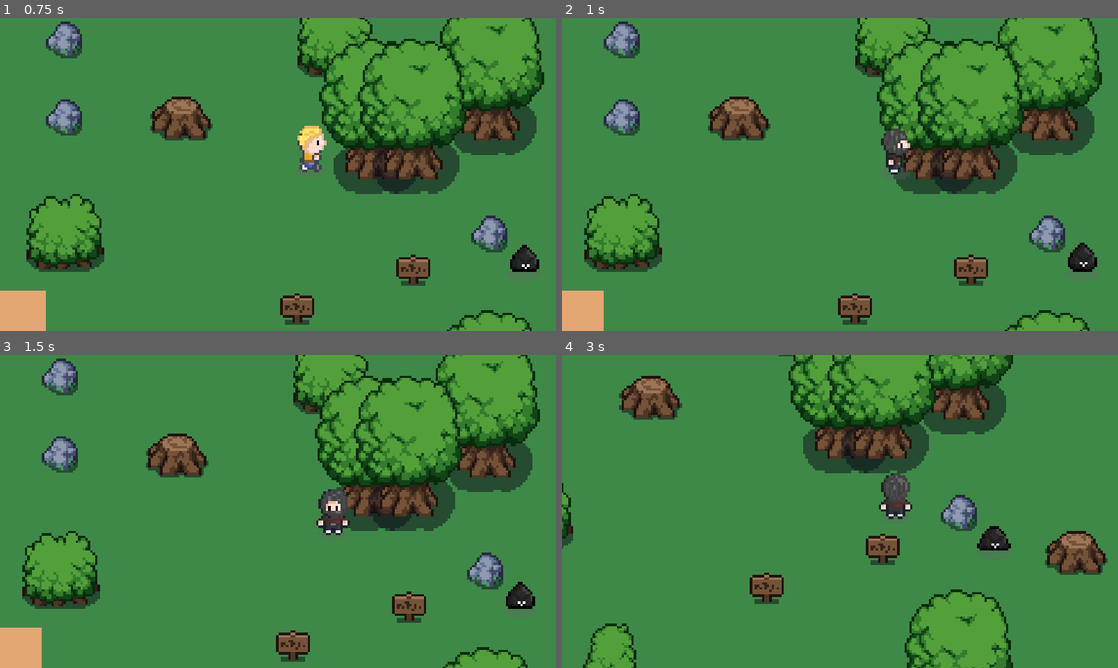
Above: before the commit, frames 1-4 (two rows, left to right).
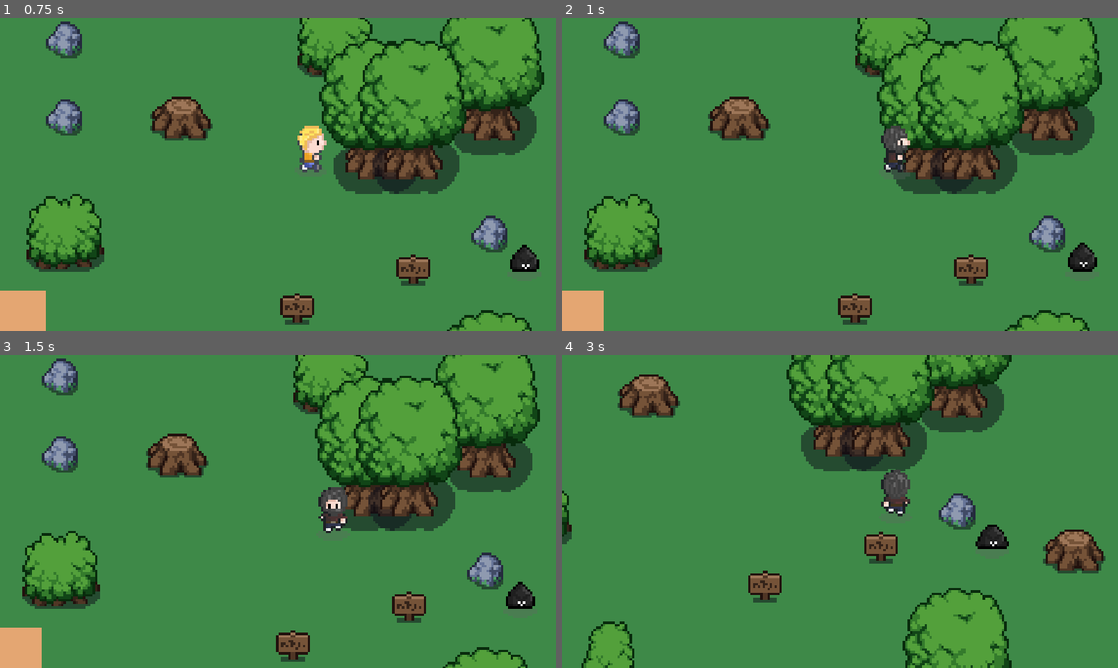
Above: after the commit, the same moments.

Repository: SiemJansen08/Profielwerkstuk
Game: Godot game, scene res://scenes/world.tscn
The game is run twice, just before and just after one commit, with the same random seed, the same clock (stepped at 60 frames per second) and the same inputs.
Inputs:
- Up to frame 1 (0.75 s): hold Right (ui_right) from 0.53 s (still down); tap E (attack) at 0.6 s
- Up to frame 2 (1 s): keep holding Right (ui_right); tap S (stealth) at 0.8 s
- Up to frame 3 (1.5 s): release Right (ui_right) at 1.28 s; hold Down (ui_down) from 1.28 s (still down); tap S (stealth) at 1.35 s
- Up to frame 4 (3 s): tap E (attack) at 1.55, 2.1 s; release Down (ui_down) at 2.03 s; hold Right (ui_right) 2.03-2.78 s; tap S (stealth) at 2.3, 2.85 s; hold Up (ui_up) from 2.78 s (still down)

Frame 1 is identical in both runs. In frame 2, 0.3% of the frame differs, in the area x 57-63%, y 34-50%; in frame 3, 0.3%; in frame 4, 9.2%, in the area x 0-99%, y 0-100%.

Commit message:
anti moonwalk

Diff:
--- a/scenes/character_body_2d.tscn
+++ b/scenes/character_body_2d.tscn
@@ -87,21 +87,21 @@
 atlas = ExtResource("4_kfk5i")
 region = Rect2(0, 0, 16, 24)
 
+[sub_resource type="AtlasTexture" id="AtlasTexture_vvsxd"]
+atlas = ExtResource("6_he722")
+region = Rect2(16, 0, 16, 24)
+
+[sub_resource type="AtlasTexture" id="AtlasTexture_37gvi"]
+atlas = ExtResource("6_he722")
+region = Rect2(32, 0, 16, 24)
+
+[sub_resource type="AtlasTexture" id="AtlasTexture_ljm38"]
+atlas = ExtResource("6_he722")
+region = Rect2(48, 0, 16, 24)
+
 [sub_resource type="AtlasTexture" id="AtlasTexture_qkyor"]
 atlas = ExtResource("6_he722")
 region = Rect2(0, 0, 16, 24)
-
-[sub_resource type="AtlasTexture" id="AtlasTexture_vvsxd"]
-atlas = ExtResource("6_he722")
-region = Rect2(16, 0, 16, 24)
-
-[sub_resource type="AtlasTexture" id="AtlasTexture_37gvi"]
-atlas = ExtResource("6_he722")
-region = Rect2(32, 0, 16, 24)
-
-[sub_resource type="AtlasTexture" id="AtlasTexture_ljm38"]
-atlas = ExtResource("6_he722")
-region = Rect2(48, 0, 16, 24)
 
 [sub_resource type="AtlasTexture" id="AtlasTexture_w8wfy"]
 atlas = ExtResource("5_6esw8")
@@ -439,16 +439,16 @@
 }, {
 "frames": [{
 "duration": 1.0,
+"texture": SubResource("AtlasTexture_vvsxd")
+}, {
+"duration": 1.0,
+"texture": SubResource("AtlasTexture_37gvi")
+}, {
+"duration": 1.0,
+"texture": SubResource("AtlasTexture_ljm38")
+}, {
+"duration": 1.0,
 "texture": SubResource("AtlasTexture_qkyor")
-}, {
-"duration": 1.0,
-"texture": SubResource("AtlasTexture_vvsxd")
-}, {
-"duration": 1.0,
-"texture": SubResource("AtlasTexture_37gvi")
-}, {
-"duration": 1.0,
-"texture": SubResource("AtlasTexture_ljm38")
 }],
 "loop": true,
 "name": &"back_walk_stealth",
@@ -547,16 +547,16 @@
 }, {
 "frames": [{
 "duration": 1.0,
+"texture": SubResource("AtlasTexture_oqhsg")
+}, {
+"duration": 1.0,
+"texture": SubResource("AtlasTexture_a7727")
+}, {
+"duration": 1.0,
+"texture": SubResource("AtlasTexture_sfad5")
+}, {
+"duration": 1.0,
 "texture": SubResource("AtlasTexture_nh28k")
-}, {
-"duration": 1.0,
-"texture": SubResource("AtlasTexture_oqhsg")
-}, {
-"duration": 1.0,
-"texture": SubResource("AtlasTexture_a7727")
-}, {
-"duration": 1.0,
-"texture": SubResource("AtlasTexture_sfad5")
 }],
 "loop": true,
 "name": &"front_walk_stealth",
@@ -632,16 +632,16 @@
 }, {
 "frames": [{
 "duration": 1.0,
+"texture": SubResource("AtlasTexture_qyx2w")
+}, {
+"duration": 1.0,
+"texture": SubResource("AtlasTexture_slotx")
+}, {
+"duration": 1.0,
+"texture": SubResource("AtlasTexture_4nxgj")
+}, {
+"duration": 1.0,
 "texture": SubResource("AtlasTexture_xam4x")
-}, {
-"duration": 1.0,
-"texture": SubResource("AtlasTexture_qyx2w")
-}, {
-"duration": 1.0,
-"texture": SubResource("AtlasTexture_slotx")
-}, {
-"duration": 1.0,
-"texture": SubResource("AtlasTexture_4nxgj")
 }],
 "loop": true,
 "name": &"left_walk_stealth",
@@ -717,16 +717,16 @@
 }, {
 "frames": [{
 "duration": 1.0,
+"texture": SubResource("AtlasTexture_uf82v")
+}, {
+"duration": 1.0,
+"texture": SubResource("AtlasTexture_3vfak")
+}, {
+"duration": 1.0,
+"texture": SubResource("AtlasTexture_sllwk")
+}, {
+"duration": 1.0,
 "texture": SubResource("AtlasTexture_j86wo")
-}, {
-"duration": 1.0,
-"texture": SubResource("AtlasTexture_uf82v")
-}, {
-"duration": 1.0,
-"texture": SubResource("AtlasTexture_3vfak")
-}, {
-"duration": 1.0,
-"texture": SubResource("AtlasTexture_sllwk")
 }],
 "loop": true,
 "name": &"right_walk_stealth",
@@ -746,7 +746,7 @@
 [node name="AnimatedSprite2D" type="AnimatedSprite2D" parent="."]
 position = Vector2(0, -10)
 sprite_frames = SubResource("SpriteFrames_fu1x2")
-animation = &"back_attack"
+animation = &"right_walk_stealth"
 
 [node name="CollisionShape2D" type="CollisionShape2D" parent="."]
 y_sort_enabled = true
--- a/scripts/player.gd
+++ b/scripts/player.gd
@@ -1,6 +1,7 @@
 extends CharacterBody2D
 
 const speed = 70
+const speed_stealth = 50
 var current_dir = "none"
 var enemy_inattack_range = false
 var enemy_attack_cooldown = true
@@ -13,9 +14,9 @@
 	$AnimatedSprite2D.play("front_idle")
 
 func _physics_process(delta):
+	attack()
 	player_movement(delta)
 	enemy_attack()
-	attack()
 	stealth()
 
 	if health <= 0:
@@ -30,7 +31,7 @@
 		current_dir = "right"
 		play_anim(1)
 		if Global.stealth_mode == true:
-			velocity.x = ( 0.7 * speed)
+			velocity.x = speed_stealth
 			velocity.y = 0
 		else:
 			velocity.x = speed
@@ -39,7 +40,7 @@
 		current_dir = "left"
 		play_anim(1)
 		if Global.stealth_mode == true:
-			velocity.x = ( 0.7 * -speed)
+			velocity.x = -speed_stealth
 			velocity.y = 0
 		else:
 			velocity.x = -speed
@@ -48,7 +49,7 @@
 		current_dir = "up"
 		play_anim(1)
 		if Global.stealth_mode == true:
-			velocity.y = ( 0.7 * -speed)
+			velocity.y = -speed_stealth
 			velocity.x = 0
 		else:
 			velocity.y = -speed
@@ -57,7 +58,7 @@
 		current_dir = "down"
 		play_anim(1)
 		if Global.stealth_mode == true:
-			velocity.y = ( 0.7 * speed)
+			velocity.y = speed_stealth
 			velocity.x = 0
 		else:
 			velocity.y = speed
@@ -159,6 +160,7 @@
 			$deal_attack_timer.start()
 		if dir == "up":
 			$AnimatedSprite2D.play("back_attack")
+			$deal_attack_timer.start()
 
 
 
Not shown: 3 places in scenes/character_body_2d.tscn that only renumber resources
